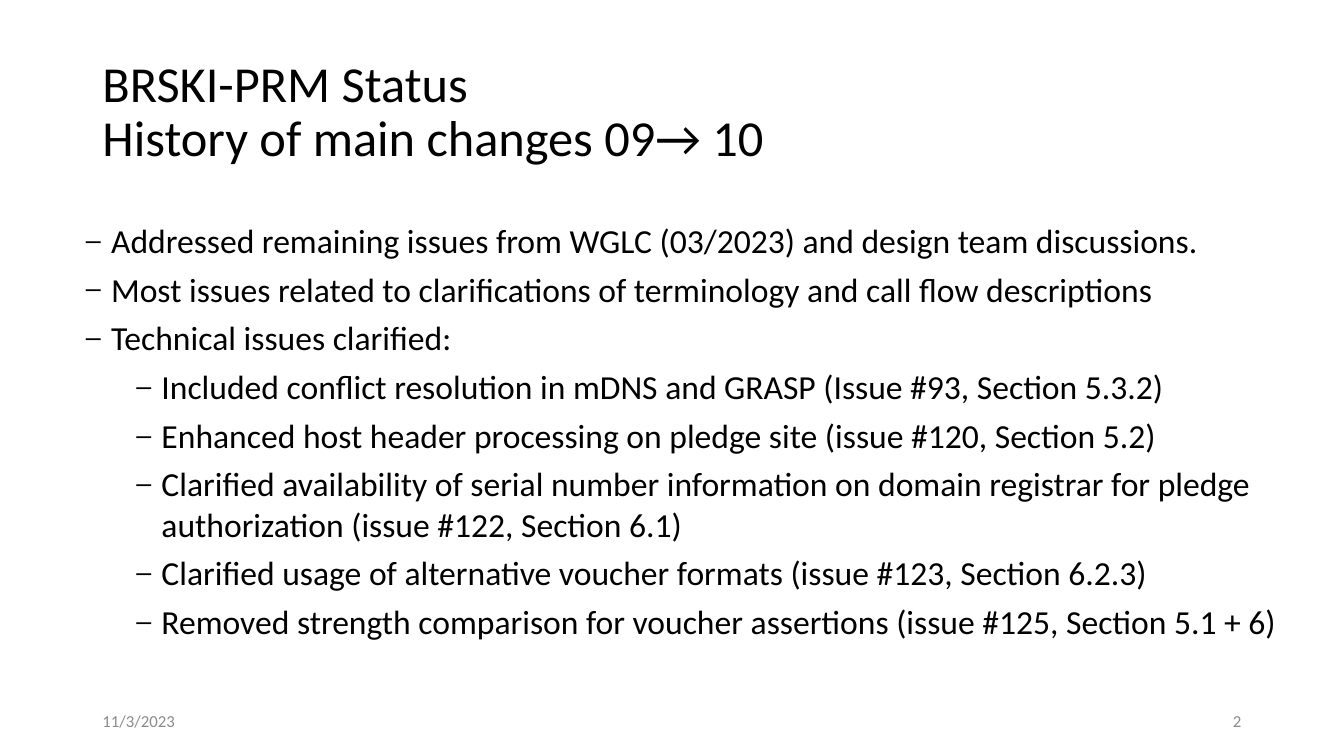
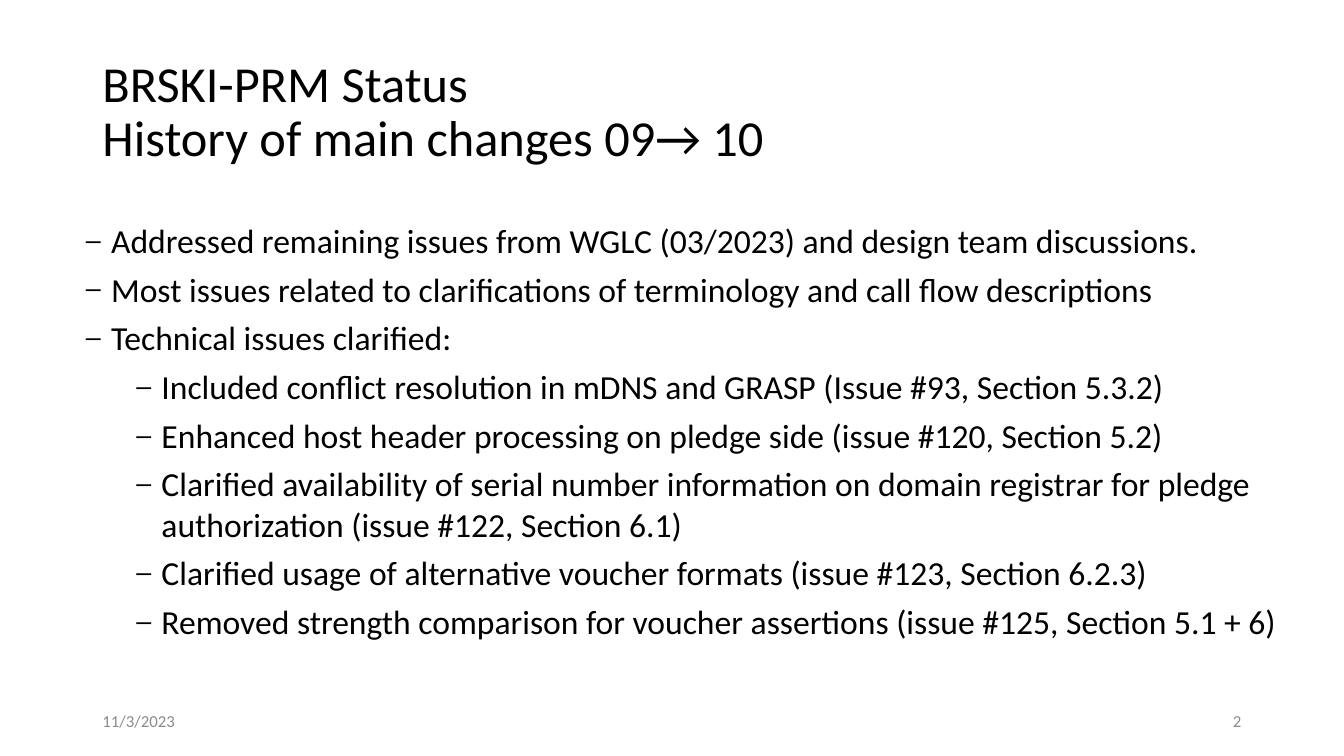
Before and after one commit to anima-wg/anima-brski-prm, a slide deck: slide 2 of presentations/slides-118-anima-update-brski-with-pledge-in-responder-mode-brski-prm.pptx. Drawn at 1344x756 pixels with LibreOffice and Linux fonts; fonts in the diff are those of the drawing. Boxes give left, top, right and bottom in pixels: in the first picture for what was removed or moved away, otherwise in the second. Text is boxed around its words. In the diff, an @@ line names an element or a change of style, - is before the commit and + after.

```diff
--- a/presentations/slides-118-anima-update-brski-with-pledge-in-responder-mode-brski-prm.pptx
+++ b/presentations/slides-118-anima-update-brski-with-pledge-in-responder-mode-brski-prm.pptx
@@ text at <box>161,423,1163,454</box>: text changed @@
-  – Enhanced host header processing on pledge site (issue #120, Section 5.2)
+  – Enhanced host header processing on pledge side (issue #120, Section 5.2)
```
Also in this commit, not shown: 2 other slides changed.
